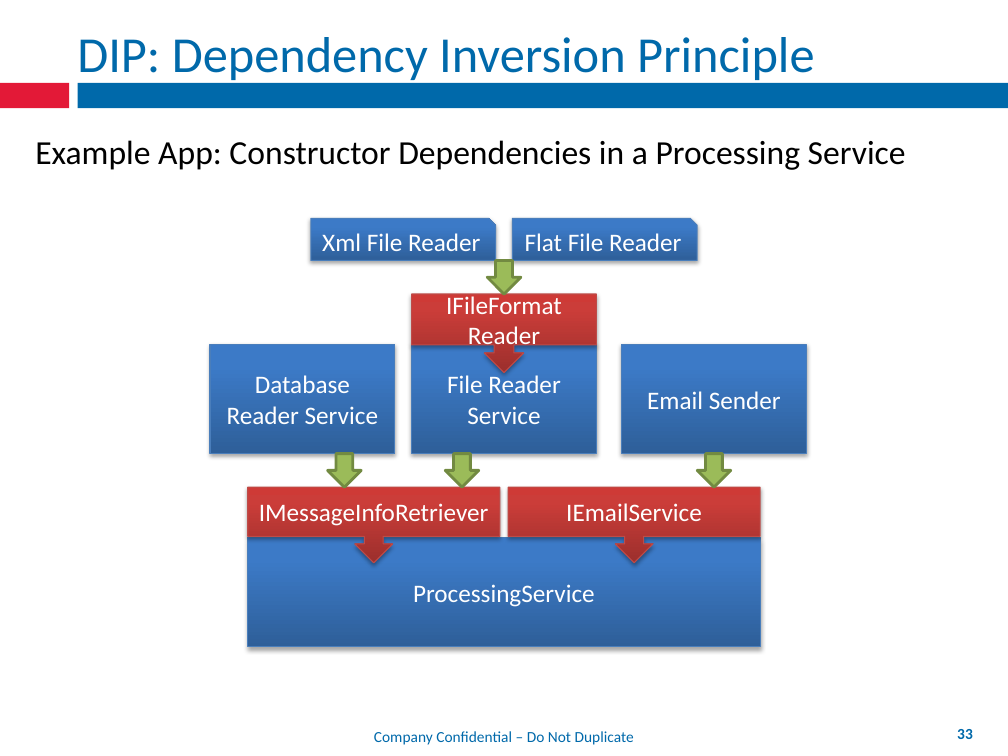
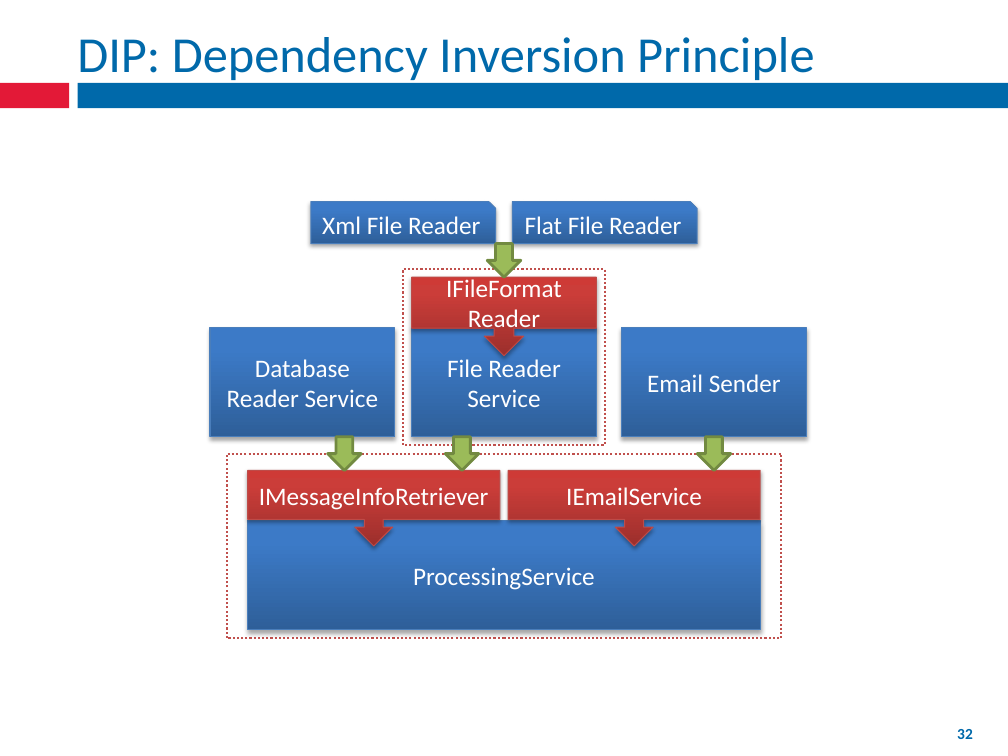
Before and after one commit to mxriverlynn/presentations-and-training, a slide deck: slide 32 of SOLID Principles - Step By Step Code/SOLID Principles Presentation.pptx (slide 33 before the commit). Drawn at 1008x756 pixels with LibreOffice and Linux fonts; fonts in the diff are those of the drawing; background and template pictures are left out. Boxes give left, top, right and bottom in pixels: in the first picture for what was removed or moved away, otherwise in the second. Text is boxed around its words. In the diff, an @@ line names an element or a change of style, - is before the commit and + after.

```diff
--- a/SOLID Principles - Step By Step Code/SOLID Principles Presentation.pptx
+++ b/SOLID Principles - Step By Step Code/SOLID Principles Presentation.pptx
@@ text removed at [35,140,906,170] @@
-Example App: Constructor Dependencies in a Processing Service
@@ rectangle added at [403,269,605,446], fill #FFFFFF, outline #C0504D 1.5 pt dashed @@
@@ 4 rectangles, 3 down arrow callouts, 2 snip rects, 1 down arrow: place and size @@
-4 rectangles, 3 down arrow callouts, 2 snip rects, 1 down arrow at [210,219,806,646]
+4 rectangles, 3 down arrow callouts, 2 snip rects, 1 down arrow at [210,202,806,630]
@@ 3 down arrows: place and size @@
-3 down arrows at [328,454,731,487]
+3 down arrows at [328,436,731,470]
@@ rectangle added at [227,454,781,638], fill #FFFFFF, outline #C0504D 1.5 pt dashed @@
@@ rectangle added at [277,723,731,748], fill #FFFFFF, outline #FFFFFF 2 pt @@
@@ page number at [957,729,973,739]: text changed @@
-33
+32
```
Also in this commit, not shown: 22 other slides changed, 1 slide added, 2 slides removed.
